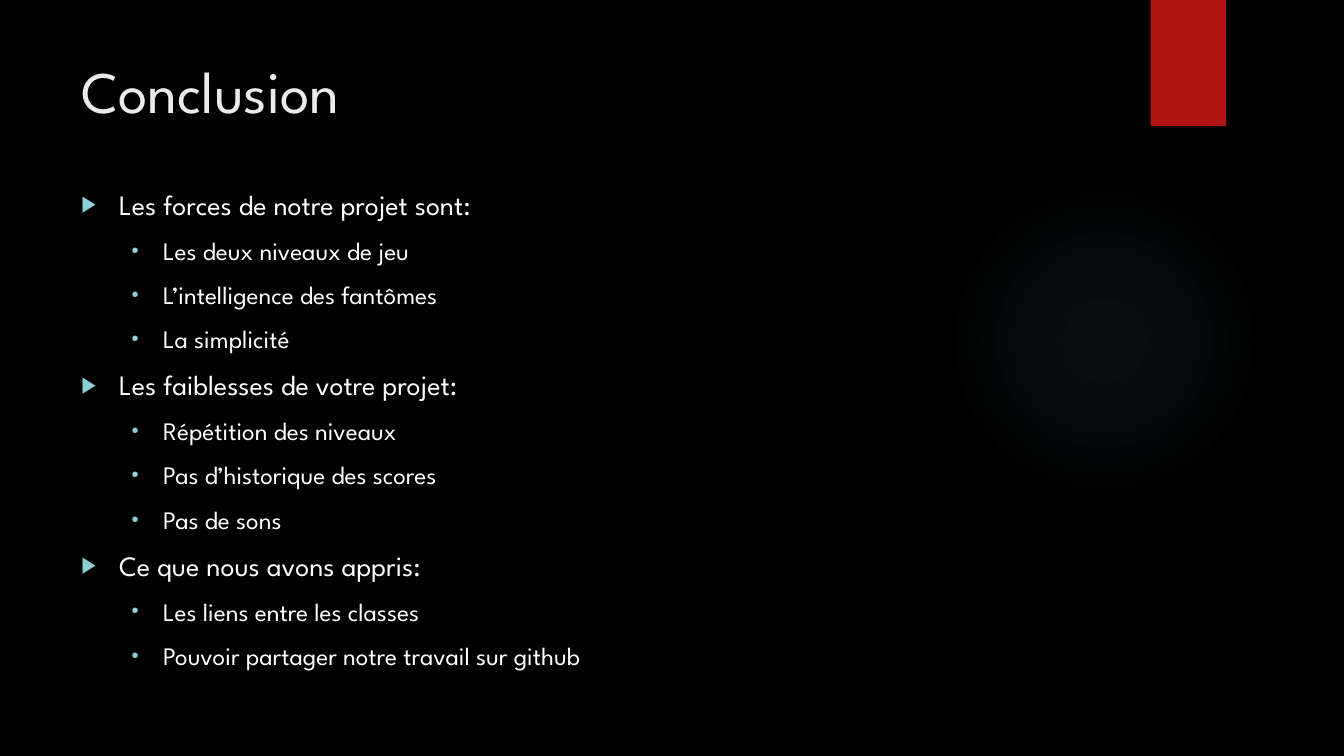
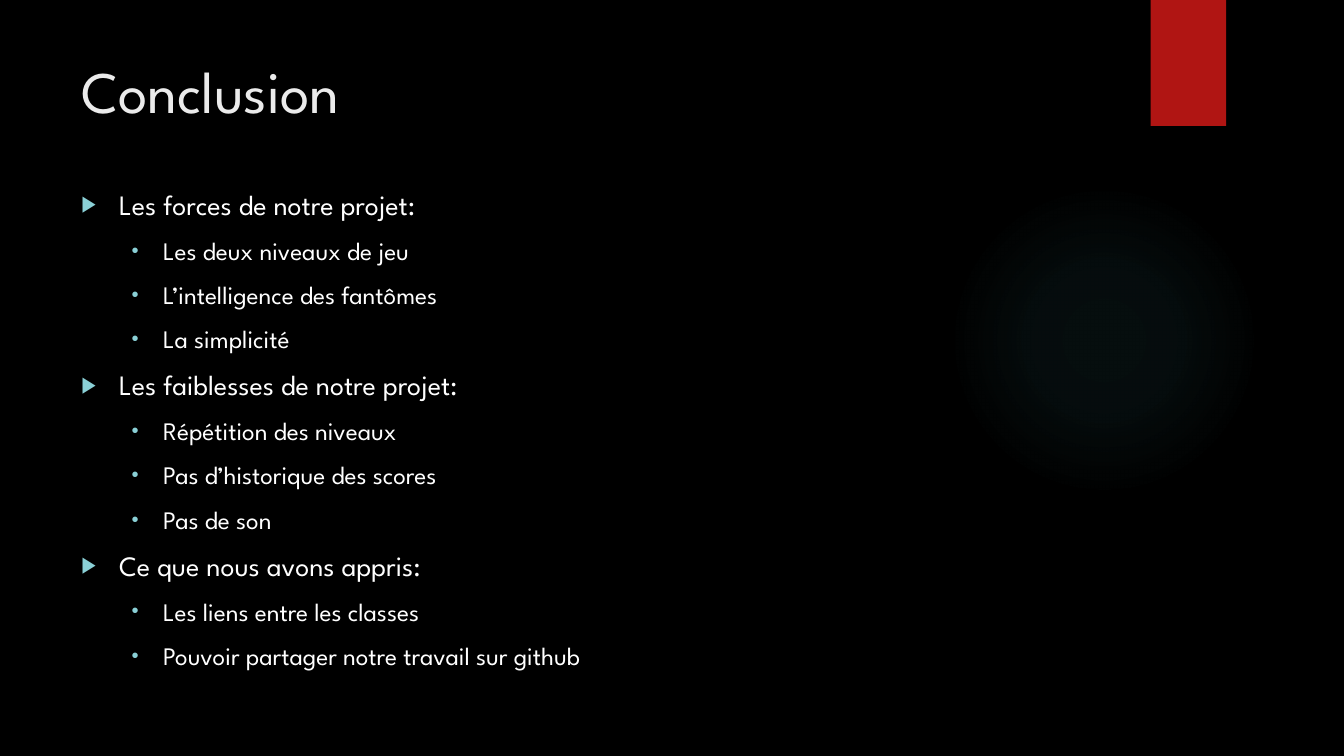
Before and after one commit to Bugnon/oc-2021, a slide deck: slide 19 of src/projet/projet3/Powerpoint_pacman.pptx. Drawn at 1344x756 pixels with LibreOffice and Linux fonts; fonts in the diff are those of the drawing; background and template pictures are left out. Boxes give left, top, right and bottom in pixels: in the first picture for what was removed or moved away, otherwise in the second. Text is boxed around its words. In the diff, an @@ line names an element or a change of style, - is before the commit and + after.

```diff
--- a/src/projet/projet3/Powerpoint_pacman.pptx
+++ b/src/projet/projet3/Powerpoint_pacman.pptx
@@ text at bbox=[119, 195, 416, 221]: text changed @@
-▶ Les forces de notre projet sont:
+▶ Les forces de notre projet:
@@ text at bbox=[119, 375, 458, 401]: text changed @@
-▶ Les faiblesses de votre projet:
+▶ Les faiblesses de notre projet:
@@ text at bbox=[163, 511, 271, 530]: text changed @@
-  • Pas de sons
+  • Pas de son
```
Also in this commit, not shown: 5 other slides changed, 3 other files.
